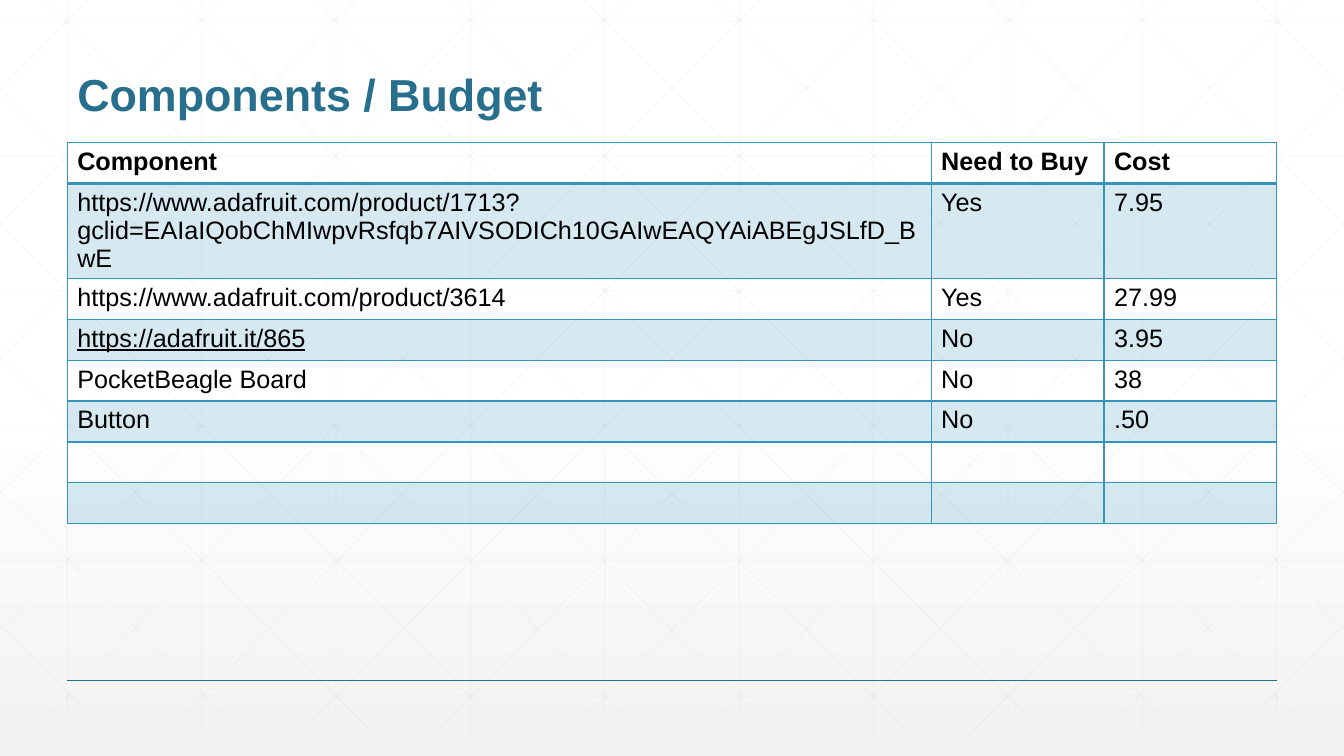
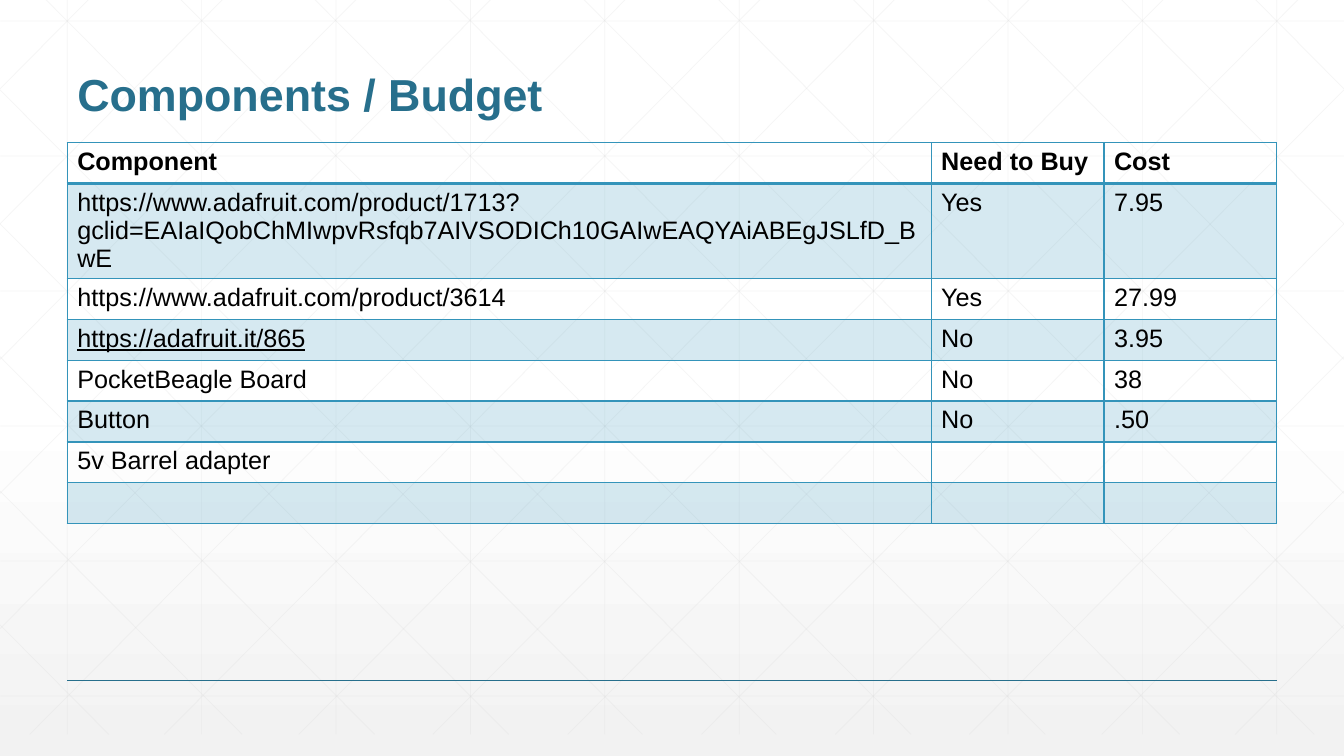
Before and after one commit to callumparks/ENGI301, a slide deck: slide 5 of ENGI301_project_proposal.pptx. Drawn at 1344x756 pixels with LibreOffice and Linux fonts; fonts in the diff are those of the drawing. Boxes give left, top, right and bottom in pixels: in the first picture for what was removed or moved away, otherwise in the second. Text is boxed around its words. In the diff, an @@ line names an element or a change of style, - is before the commit and + after.

```diff
--- a/ENGI301_project_proposal.pptx
+++ b/ENGI301_project_proposal.pptx
@@ table at (x1=68, y1=143, x2=1276, y2=500) @@
+row 7: 5v Barrel adapter |  | 
-row 8:  |  | 
```
